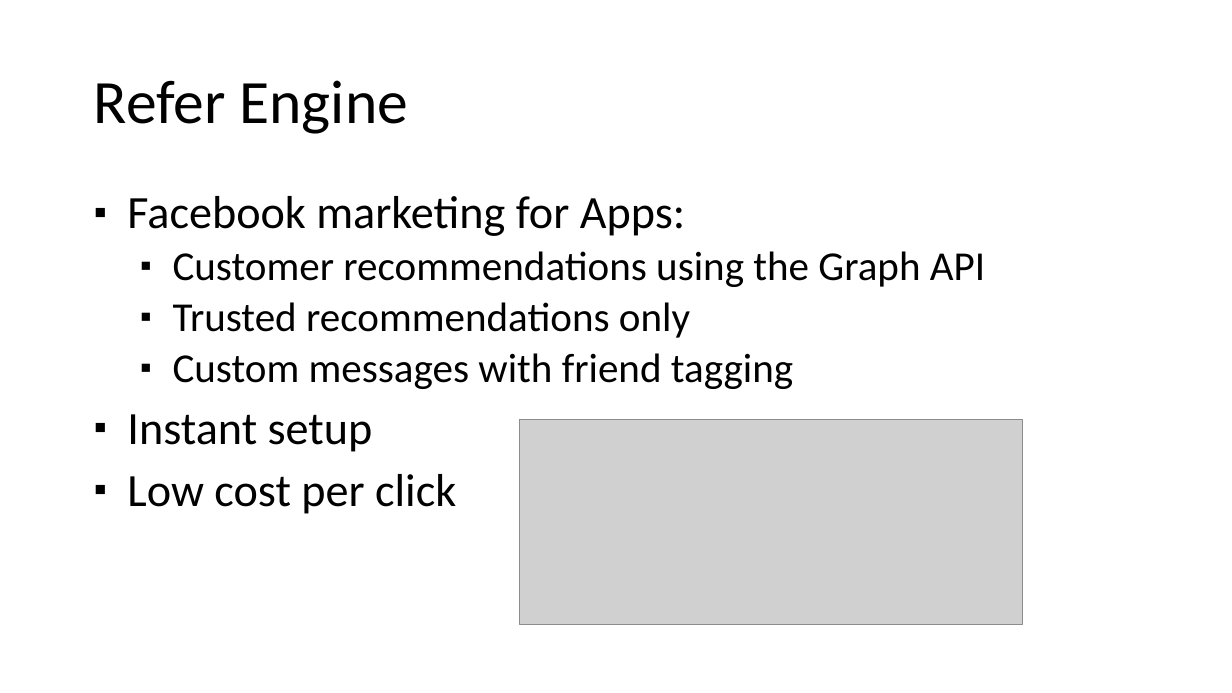
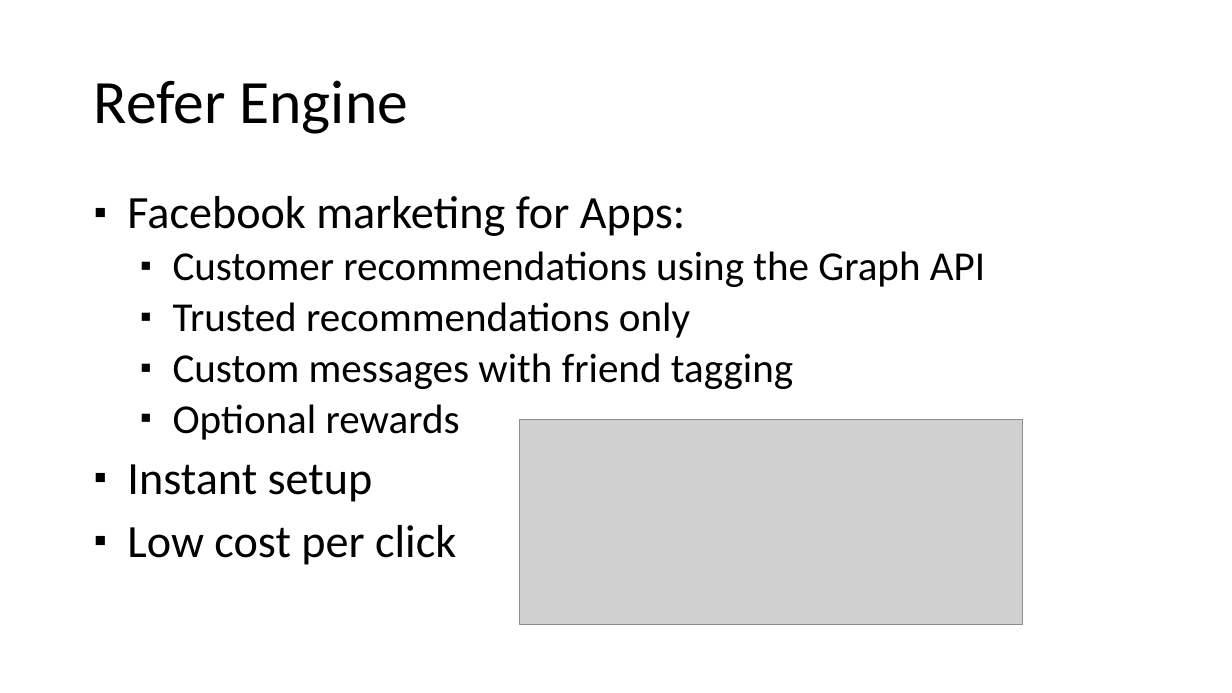
Before and after one commit to tarekayna/referengine, a slide deck: slide 3 of Documents/Investors/NWEN-FirstLook-2013-03.pptx. Drawn at 1232x693 pixels with LibreOffice and Linux fonts; fonts in the diff are those of the drawing; grey boxes stand for pictures. Boxes give left, top, right and bottom in pixels: in the first picture for what was removed or moved away, otherwise in the second. Text is boxed around its words. In the diff, an @@ line names an element or a change of style, - is before the commit and + after.

Commit message:
firstlook.ppt 3

```diff
--- a/Documents/Investors/NWEN-FirstLook-2013-03.pptx
+++ b/Documents/Investors/NWEN-FirstLook-2013-03.pptx
@@ text at (173,404,460,440): paragraph added @@
+  ▪ Optional rewards
```
